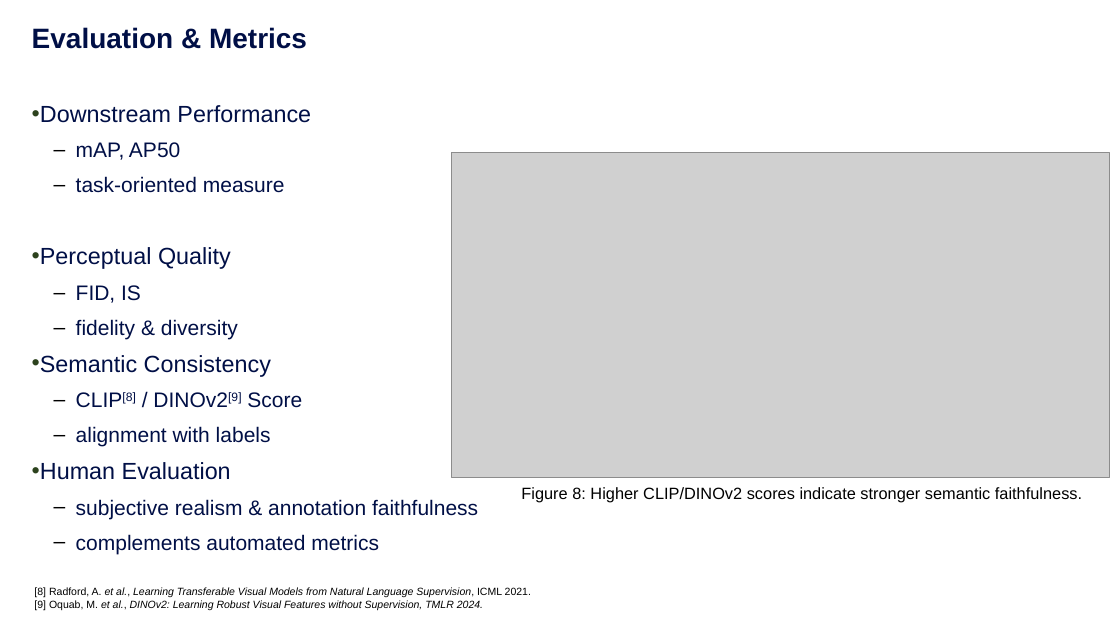
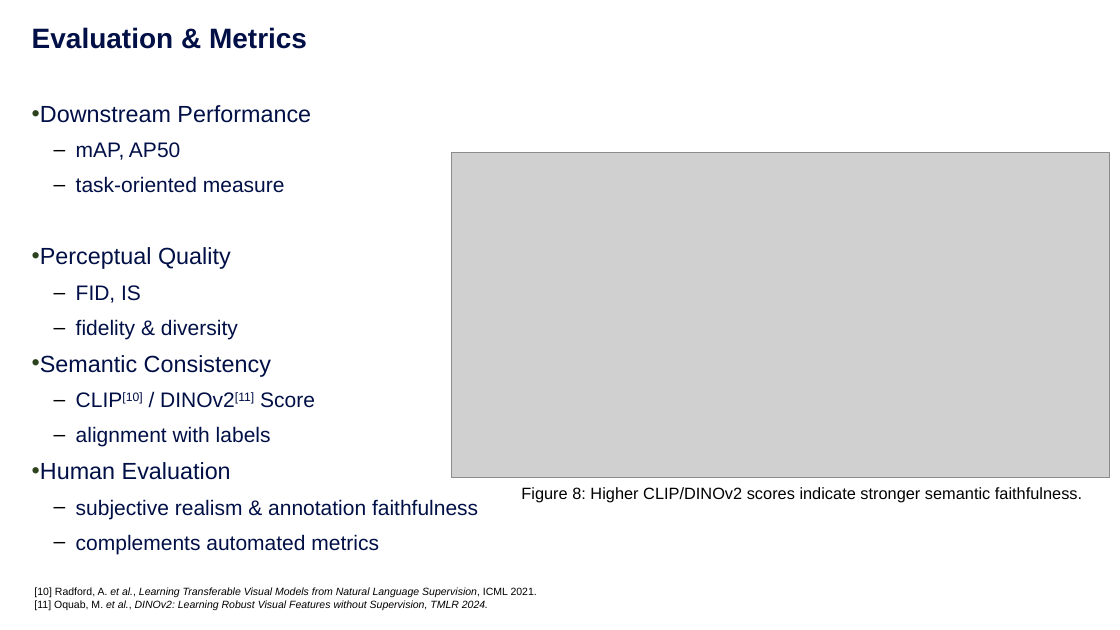
Before and after one commit to chengchengchenchen/MCS-Research-Project, a slide deck: slide 12 of doc/Presentation-revised.pptx (slide 11 before the commit). Drawn at 1120x630 pixels with LibreOffice and Linux fonts; fonts in the diff are those of the drawing; grey boxes stand for pictures; background and template pictures are left out. Boxes give left, top, right and bottom in pixels: in the first picture for what was removed or moved away, otherwise in the second. Text is boxed around its words. In the diff, an @@ line names an element or a change of style, - is before the commit and + after.

```diff
--- a/doc/Presentation-revised.pptx
+++ b/doc/Presentation-revised.pptx
@@ text at box(76, 392, 315, 408): text changed @@
-      ‒ CLIP[8] / DINOv2[9] Score
+      ‒ CLIP[10] / DINOv2[11] Score
@@ text at box(34, 587, 537, 611): text changed @@
-[8] Radford, A. et al., Learning Transferable Visual Models from Natural Language Supervision, ICML 2021.
-[9] Oquab, M. et al., DINOv2: Learning Robust Visual Features without Supervision, TMLR 2024.
+[10] Radford, A. et al., Learning Transferable Visual Models from Natural Language Supervision, ICML 2021.
+[11] Oquab, M. et al., DINOv2: Learning Robust Visual Features without Supervision, TMLR 2024.
```
Also in this commit, not shown: 9 other slides changed, 5 slides added, 1 slide removed, 2 other files.
